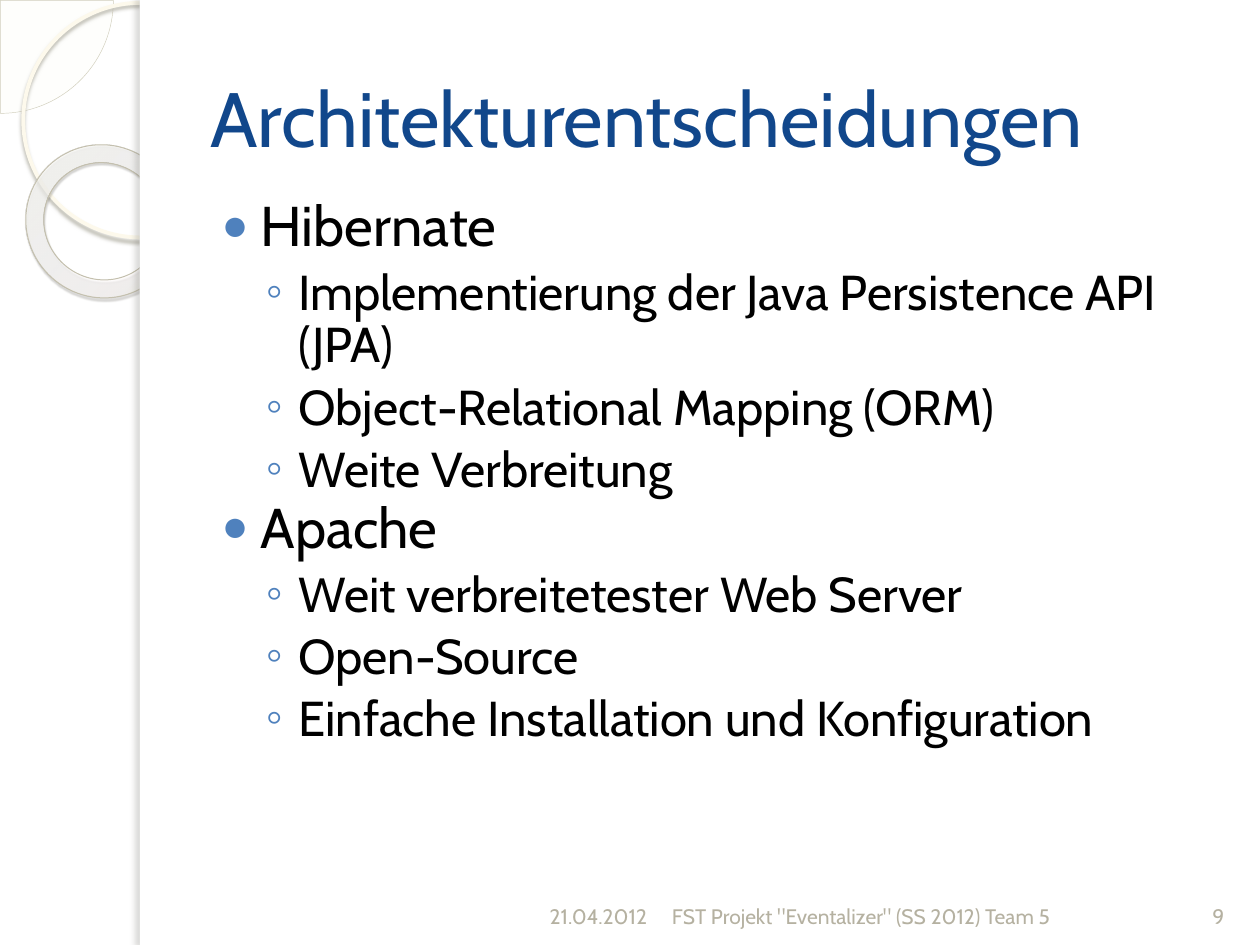
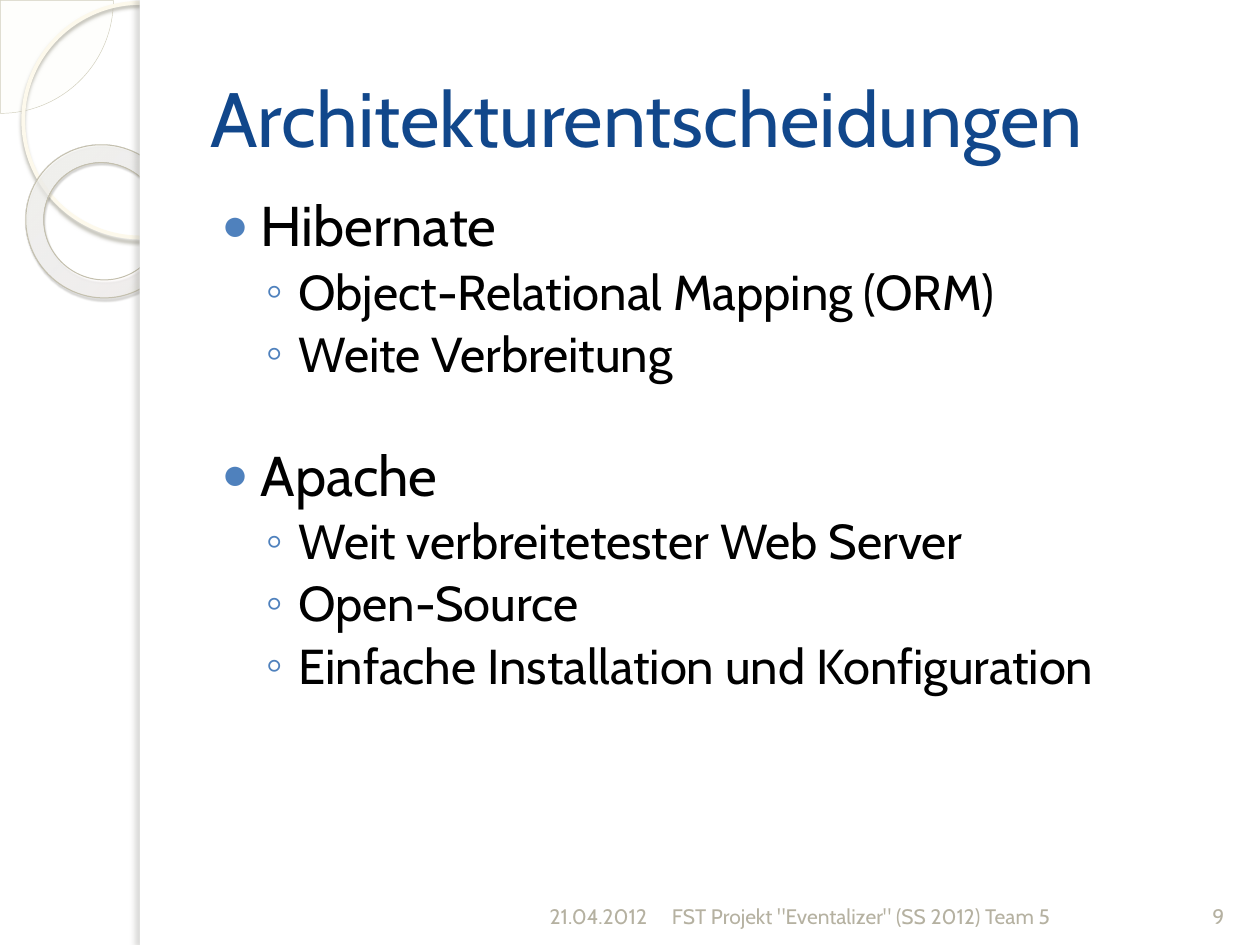
Before and after one commit to silkslostsoul/Eventalizer, a slide deck: slide 9 of Dokumente/Zwischenstand zum 2012-04-21_v2.pptx. Drawn at 1260x945 pixels with LibreOffice and Linux fonts; fonts in the diff are those of the drawing; background and template pictures are left out. Boxes give left, top, right and bottom in pixels: in the first picture for what was removed or moved away, otherwise in the second. Text is boxed around its words. In the diff, an @@ line names an element or a change of style, - is before the commit and + after.

```diff
--- a/Dokumente/Zwischenstand zum 2012-04-21_v2.pptx
+++ b/Dokumente/Zwischenstand zum 2012-04-21_v2.pptx
@@ text at (x1=298, y1=273, x2=1156, y2=371): paragraph removed @@
-  ◦ Implementierung der Java Persistence API (JPA)
```
Also in this commit, not shown: 20 other slides changed, 3 slides removed, 5 other files.
